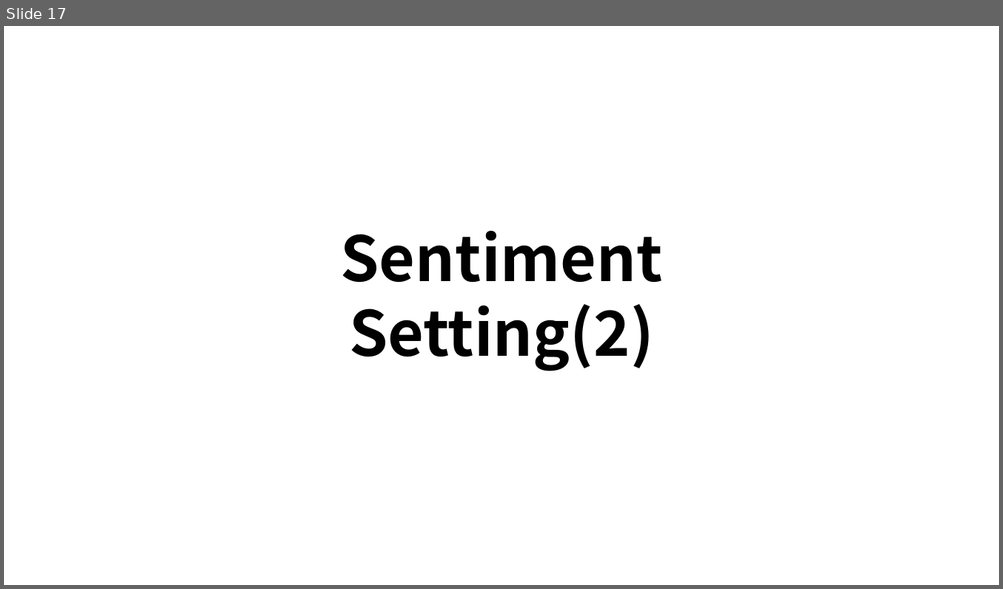
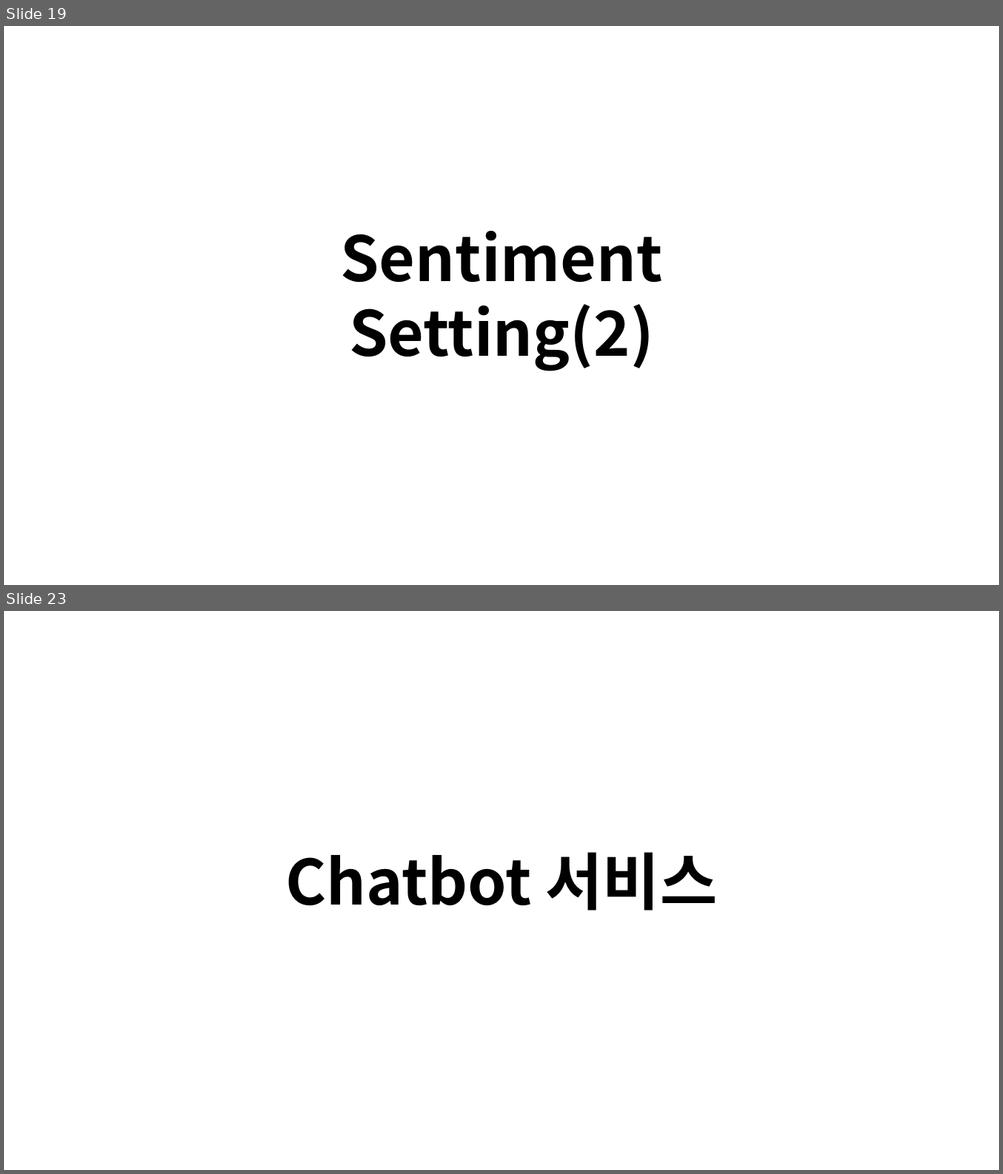
Before and after one commit to edicu2/Sentiment_Diffuser, a slide deck: documents/4. diffuser_디자인기획서/화면정의서_모바일.pptx. Shown one above the other, each under a label of ours: slide 17 before the commit, slides 19 and 23 after it; the slides between them are not shown. The pictures are 1003x589 and 1003x1174 pixels, drawn with LibreOffice and Linux fonts; fonts in the diff are those of the drawing. Boxes give left, top, right and bottom in pixels: in the first picture for what was removed or moved away, otherwise in the second. Text is boxed around its words. In the diff, an @@ line names an element or a change of style, - is before the commit and + after.

```diff
--- a/documents/4. diffuser_디자인기획서/화면정의서_모바일.pptx
+++ b/documents/4. diffuser_디자인기획서/화면정의서_모바일.pptx
@@ slide 23 added at <box>4,611,999,1170</box>, background #FFFFFF @@
@@ text added at <box>286,852,717,911</box>, 60 pt, text #000000, bold @@
+Chatbot 서비스
@@ what was slide 17 is now slide 19 @@
```
Also in this commit, not shown: 8 slides changed, 7 other slides added, 5 slides removed.
